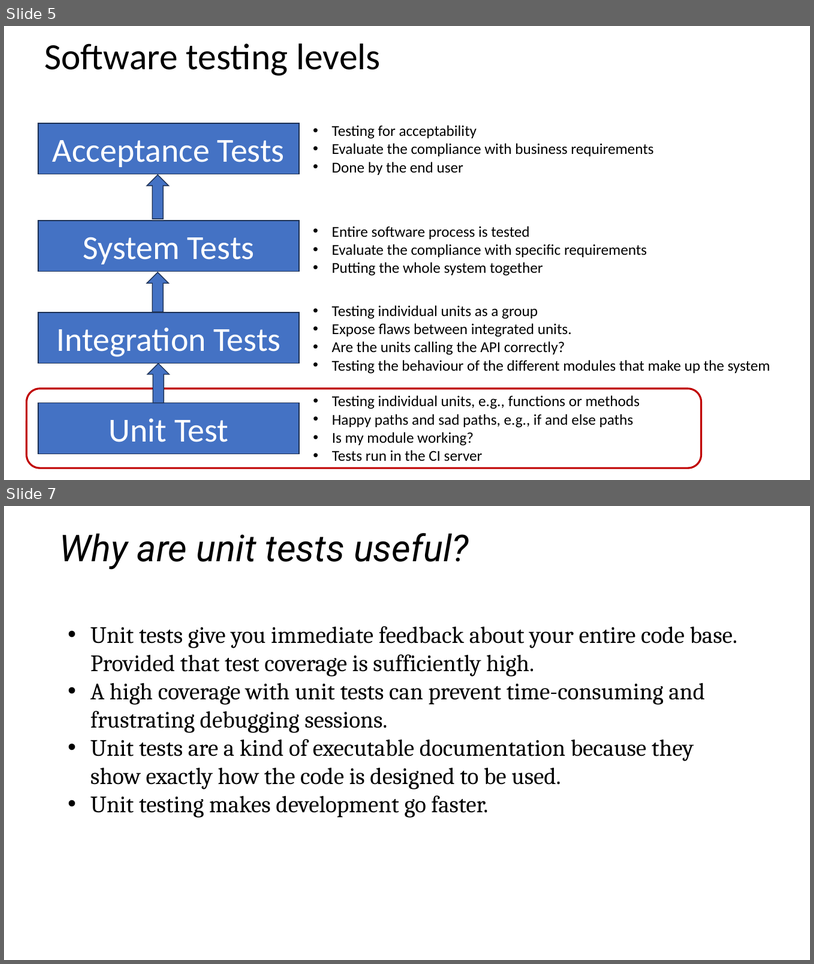
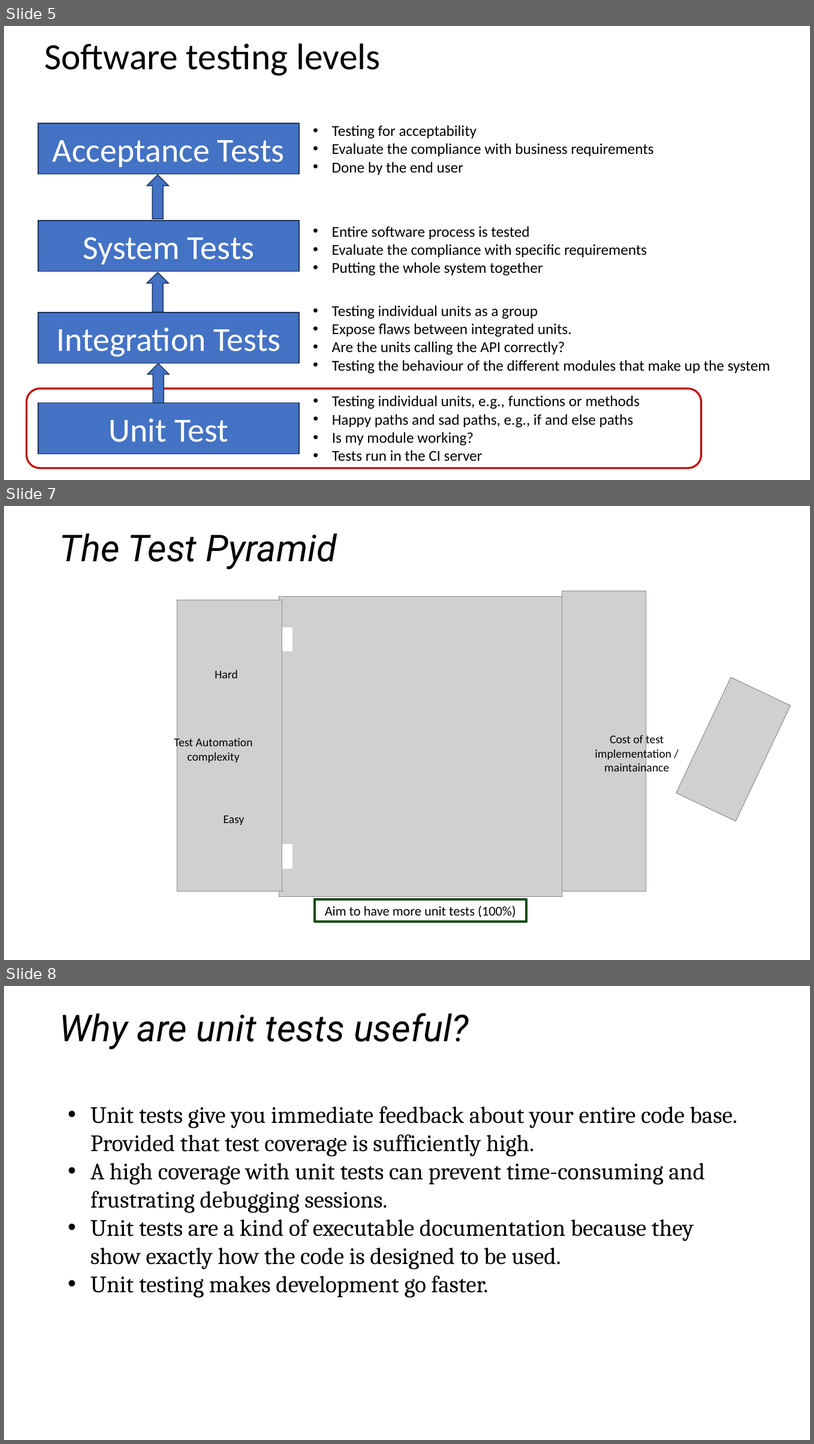
Before and after one commit to johnxu21/johnxu21.github.io, a slide deck: teaching/CS472/Timetable/Testing-2033-fall.pptx. Shown one above the other, each under a label of ours: slides 5 and 7 before the commit, slides 5, 7 and 8 after it; the slides between them are not shown. The pictures are 814x964 and 814x1444 pixels, drawn with LibreOffice and Linux fonts; fonts in the diff are those of the drawing; grey boxes stand for pictures. Boxes give left, top, right and bottom in pixels: in the first picture for what was removed or moved away, otherwise in the second. Text is boxed around its words. In the diff, an @@ line names an element or a change of style, - is before the commit and + after.

```diff
--- a/teaching/CS472/Timetable/Testing-2033-fall.pptx
+++ b/teaching/CS472/Timetable/Testing-2033-fall.pptx
@@ slide 7 added at (x1=4, y1=506, x2=810, y2=960), background #FFFFFF @@
@@ title added at (x1=60, y1=533, x2=337, y2=570), 44 pt, text #000000, italic @@
+The Test Pyramid
@@ picture added at (x1=563, y1=591, x2=647, y2=891) @@
@@ picture added at (x1=279, y1=596, x2=563, y2=896) @@
@@ rectangle added at (x1=279, y1=628, x2=292, y2=651), fill #FFFFFF, outline #FFFFFF 1 pt @@
@@ group added at (x1=174, y1=600, x2=282, y2=891): 3 texts, 1 picture @@
+Test Automation complexity
+Easy
+Hard
@@ picture added at (x1=677, y1=677, x2=791, y2=820) @@
@@ text added at (x1=595, y1=733, x2=672, y2=775), 14 pt, text #000000 @@
+Cost of test implementation / maintainance
@@ rectangle added at (x1=279, y1=844, x2=292, y2=868), fill #FFFFFF, outline #FFFFFF 1 pt @@
@@ rectangle added at (x1=315, y1=899, x2=527, y2=922), outline #134C13 3 pt, 16 pt, text #000000 @@
+Aim to have more unit tests (100%)
@@ what was slide 7 is now slide 8 @@
```
Also in this commit, not shown: 6 slides changed, 5 slides removed, 2 other files.
